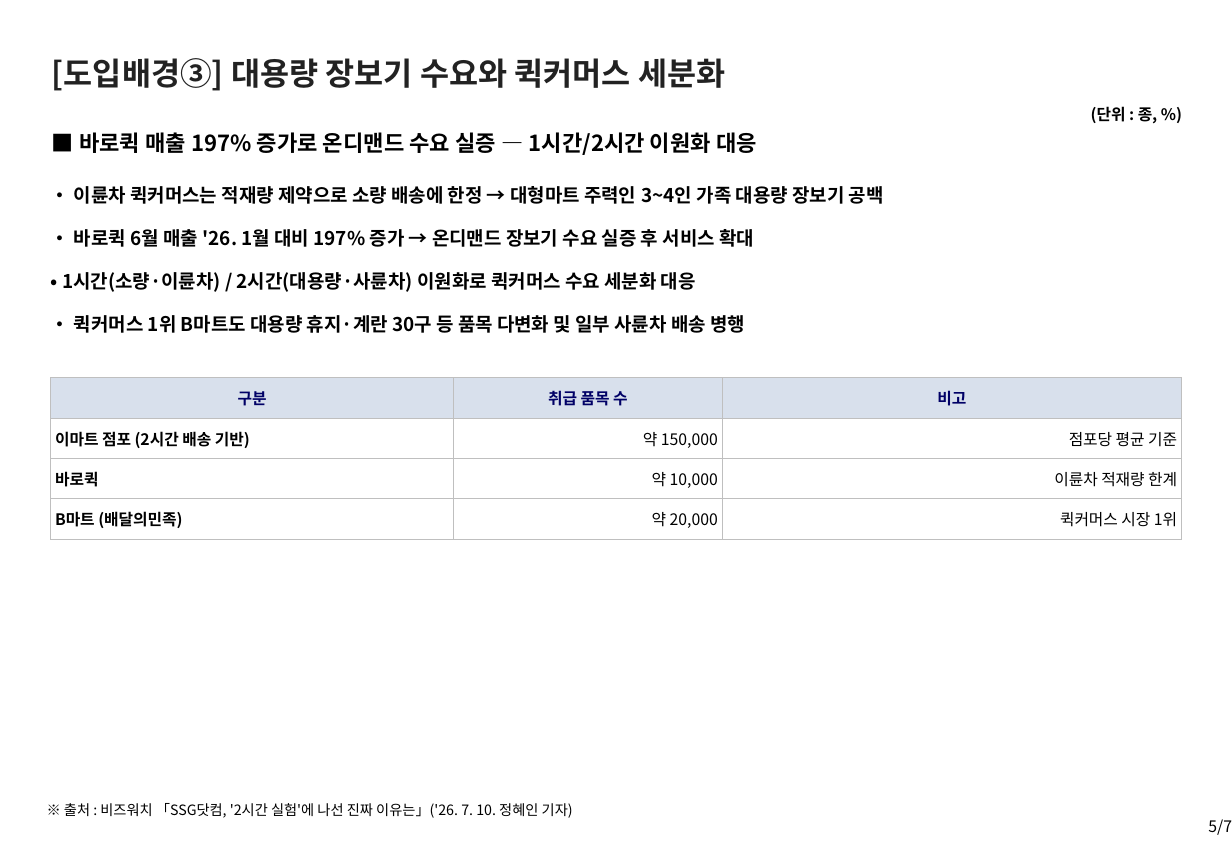
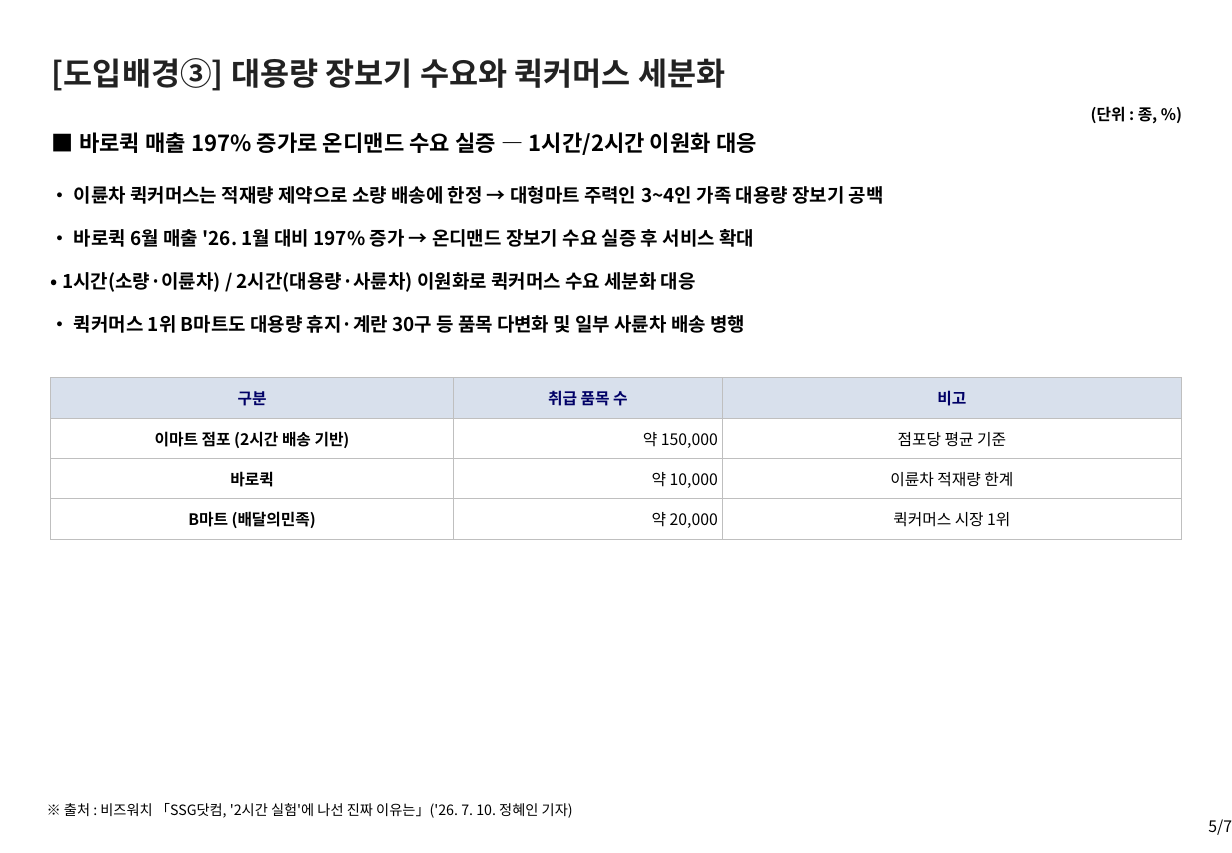
Before and after one commit to avoseed/web1, a slide deck: slide 5 of reports/ssg-delivery-report.pptx. Drawn at 1232x853 pixels with LibreOffice and Linux fonts; fonts in the diff are those of the drawing. Boxes give left, top, right and bottom in pixels: in the first picture for what was removed or moved away, otherwise in the second. Text is boxed around its words. In the diff, an @@ line names an element or a change of style, - is before the commit and + after.

```diff
--- a/reports/ssg-delivery-report.pptx
+++ b/reports/ssg-delivery-report.pptx
@@ table at bbox=[50, 378, 1181, 539] @@
@@ alignment left to centre @@
@@ alignment right to centre @@
```
Also in this commit, not shown: 3 other slides changed, 6 other files.
